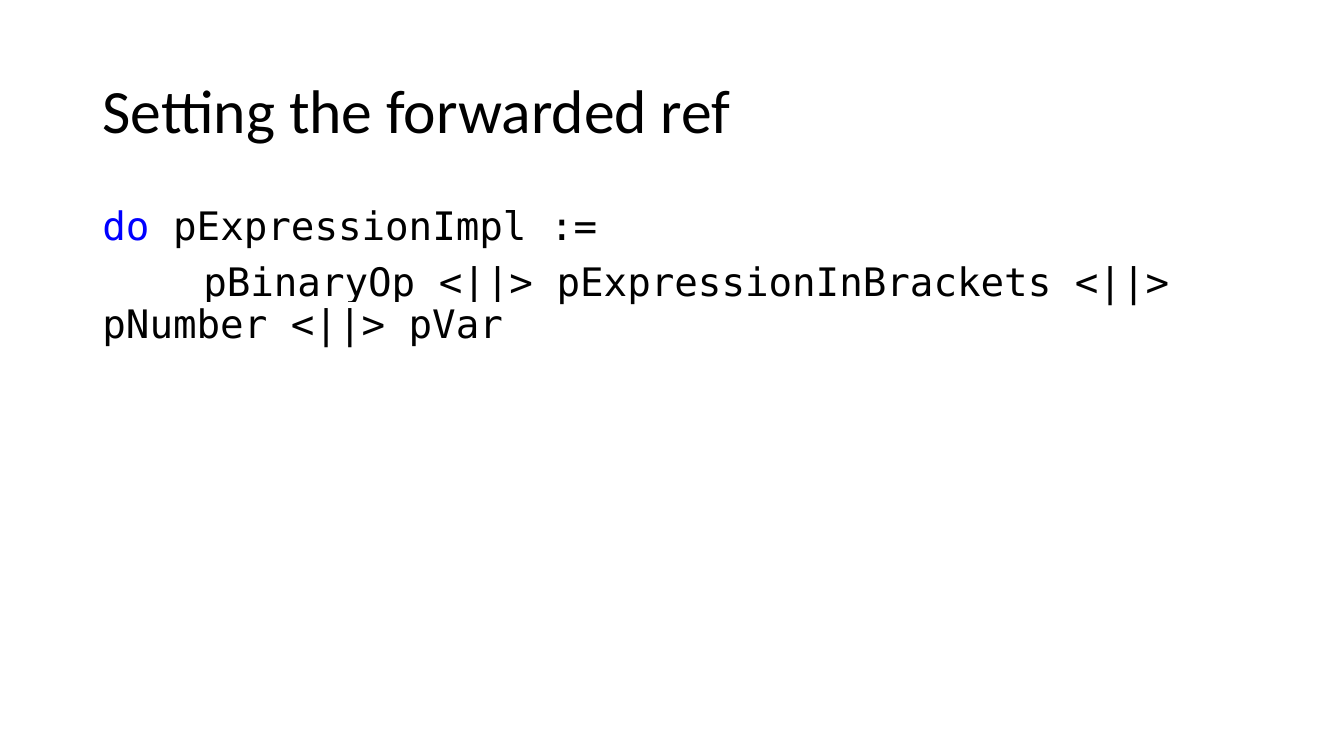
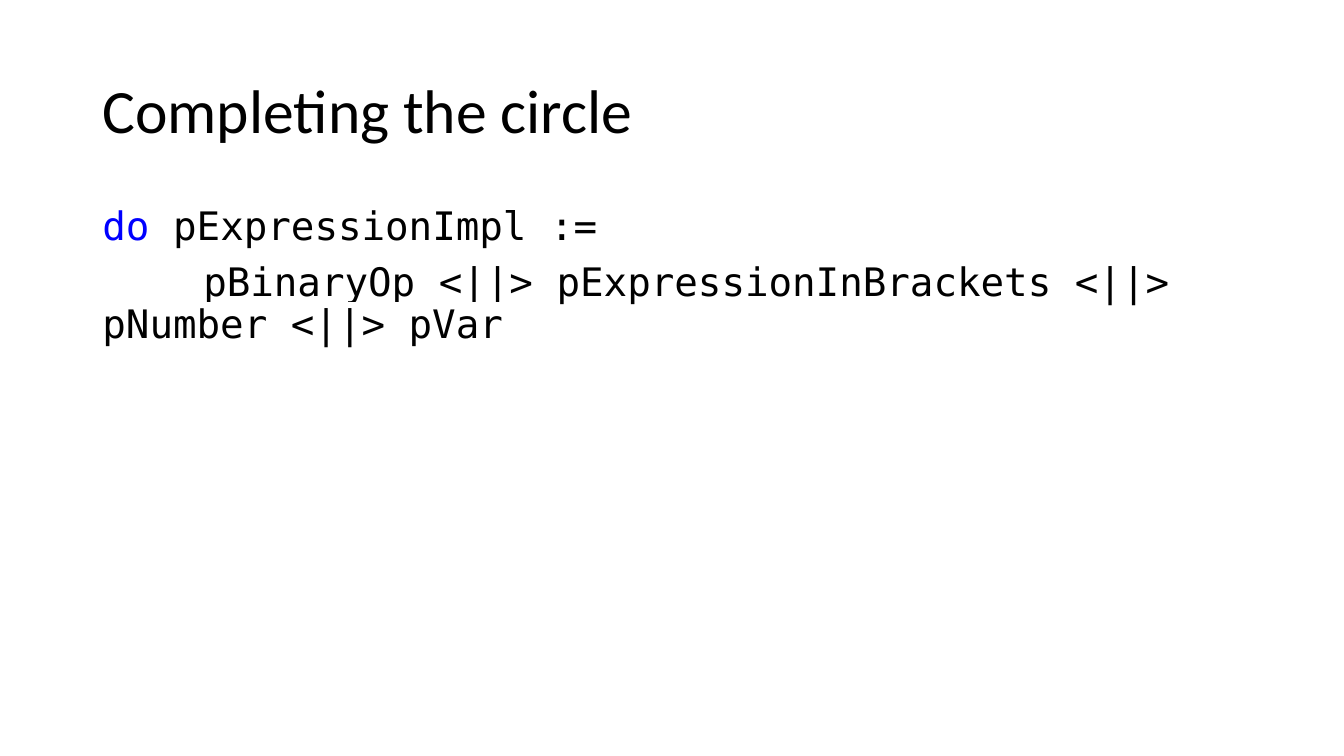
Before and after one commit to atiboros/PracticalFParsec, a slide deck: slide 43 of Slides/Practical FParsec V2.pptx (slide 37 before the commit). Drawn at 1344x756 pixels with LibreOffice and Linux fonts; fonts in the diff are those of the drawing. Boxes give left, top, right and bottom in pixels: in the first picture for what was removed or moved away, otherwise in the second. Text is boxed around its words. In the diff, an @@ line names an element or a change of style, - is before the commit and + after.

```diff
--- a/Slides/Practical FParsec V2.pptx
+++ b/Slides/Practical FParsec V2.pptx
@@ title at bbox=[102, 90, 632, 144]: text changed @@
-Setting the forwarded ref
+Completing the circle
```
Also in this commit, not shown: 8 other slides changed, 8 slides added, 5 slides removed, 1 other file.
